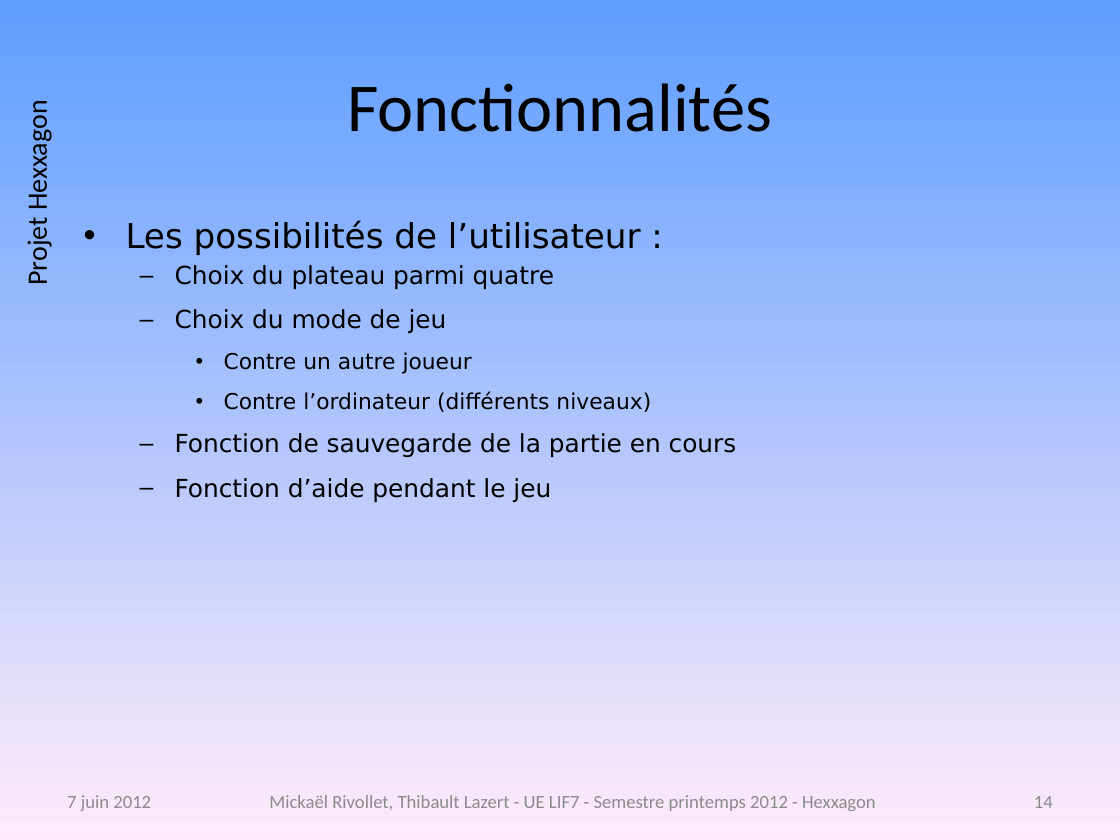
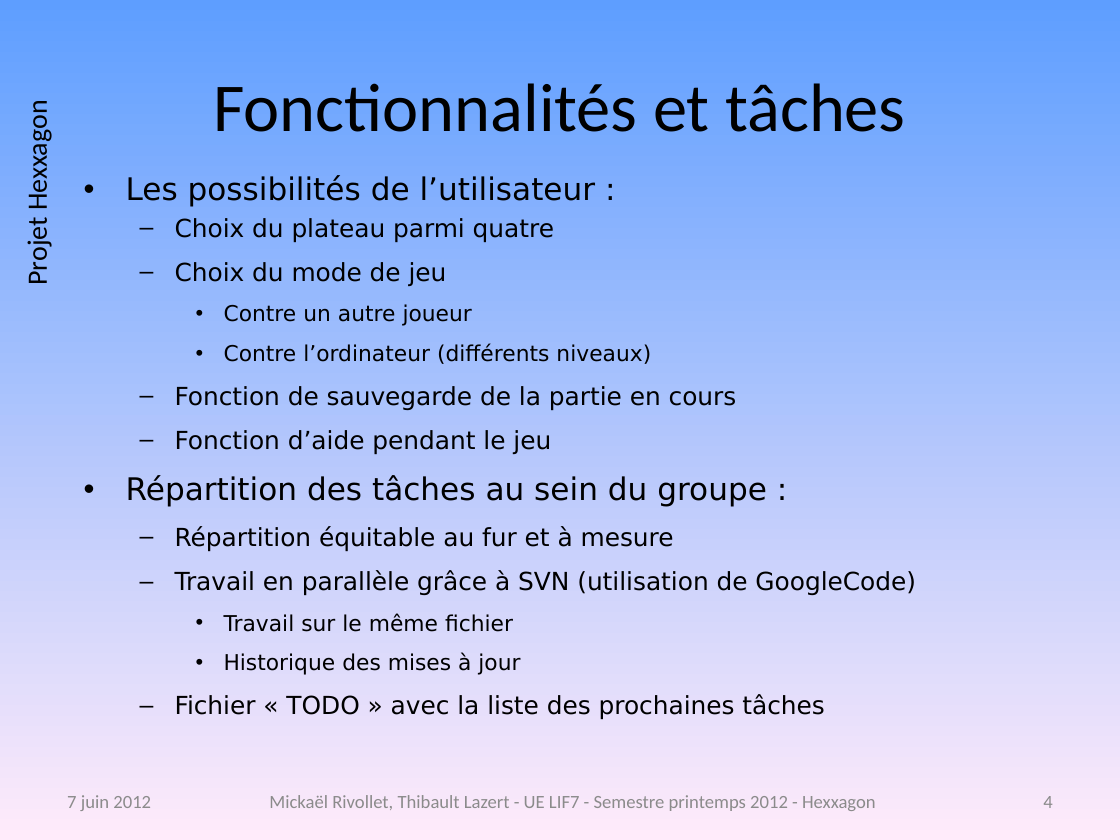
Before and after one commit to freeman1987/lazert-rivollet-lif7, a slide deck: slide 4 of projet/doc/presentation-projet.pptx (slide 14 before the commit). Drawn at 1120x840 pixels with LibreOffice and Linux fonts; fonts in the diff are those of the drawing; background and template pictures are left out. Boxes give left, top, right and bottom in pixels: in the first picture for what was removed or moved away, otherwise in the second. Text is boxed around its words. In the diff, an @@ line names an element or a change of style, - is before the commit and + after.

Commit message:
Mise à jour de la présentation

```diff
--- a/projet/doc/presentation-projet.pptx
+++ b/projet/doc/presentation-projet.pptx
@@ title at [213, 83, 905, 132]: text changed @@
-Fonctionnalités
+Fonctionnalités et tâches
@@ text "Les possibilités de l’utilisateur :": place and size @@
-text "Les possibilités de l’utilisateur :" at [126, 220, 737, 503]
+text "Les possibilités de l’utilisateur :" at [126, 175, 916, 720]
@@ text at [126, 175, 596, 207]: size 22 to 20 pt in "Les possibilités de l’utilisateur :" @@
@@ text at [126, 475, 916, 720]: paragraphs added @@
+• Répartition des tâches au sein du groupe :
+  – Répartition équitable au fur et à mesure
+  – Travail en parallèle grâce à SVN (utilisation de GoogleCode)
+    • Travail sur le même fichier
+    • Historique des mises à jour
+  – Fichier « TODO » avec la liste des prochaines tâches
@@ page number at [1043, 796, 1052, 808]: text changed @@
-14
+4
```
Also in this commit, not shown: 6 other slides changed, 3 slides removed, 1 other file.
